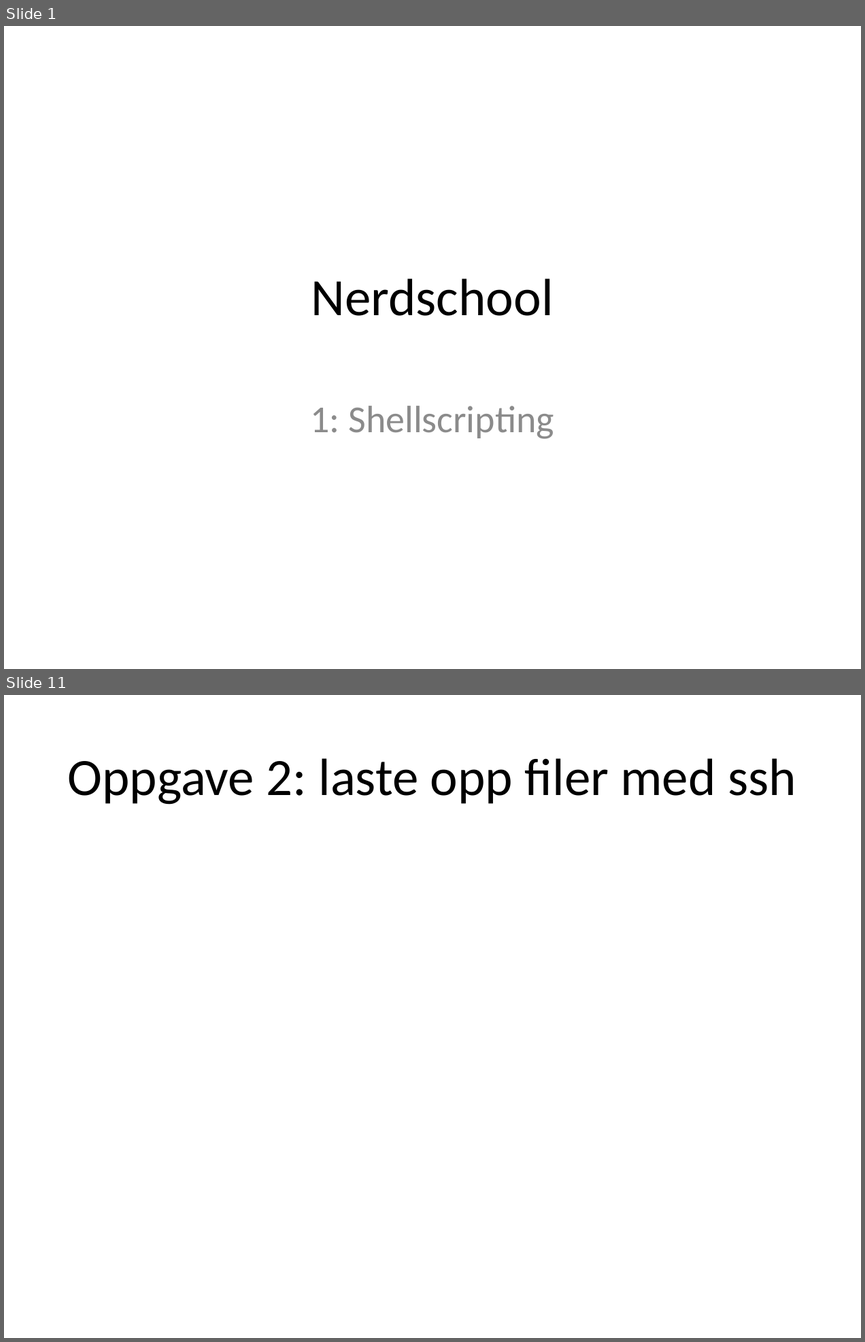
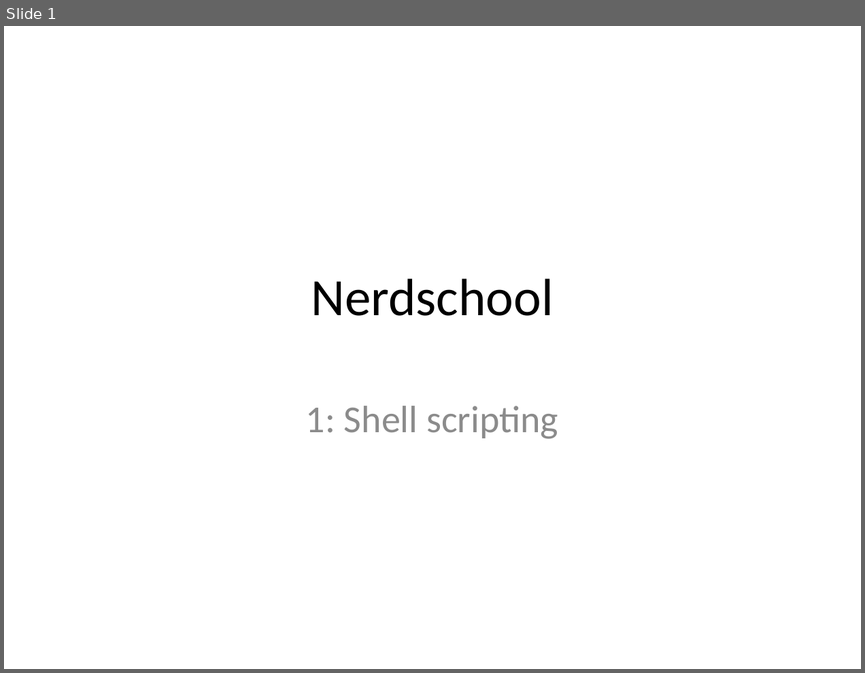
Before and after one commit to anettebgo/nerdschool, a slide deck: 1/shellscripting.pptx. Shown one above the other, each under a label of ours: slides 1 and 11 before the commit, slide 1 after it; the slides between them are not shown. The pictures are 865x1342 and 865x673 pixels, drawn with LibreOffice and Linux fonts; fonts in the diff are those of the drawing. Boxes give left, top, right and bottom in pixels: in the first picture for what was removed or moved away, otherwise in the second. Text is boxed around its words. In the diff, an @@ line names an element or a change of style, - is before the commit and + after.

```diff
--- a/1/shellscripting.pptx
+++ b/1/shellscripting.pptx
@@ slide 11 removed at [4,695,861,1338], background #FFFFFF @@
@@ title removed at [68,758,796,804] @@
-Oppgave 2: laste opp filer med ssh
@@ slide 1 changed as well @@
@@ subtitle at [306,405,558,439]: spaces changed @@
-1: Shellscripting
+1: Shell scripting
```
Also in this commit, not shown: 3 other slides changed, 6 slides added, 7 other slides removed.
